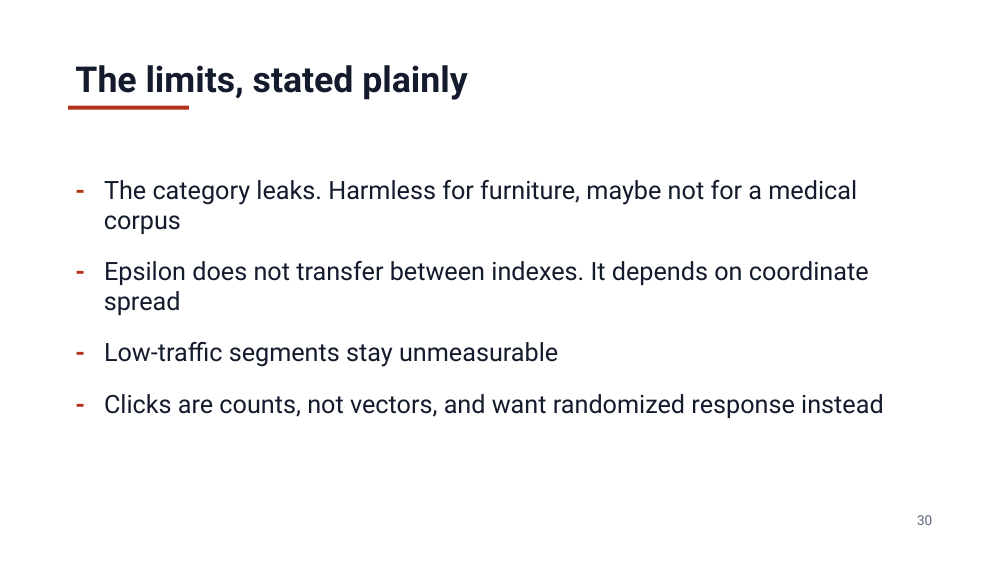
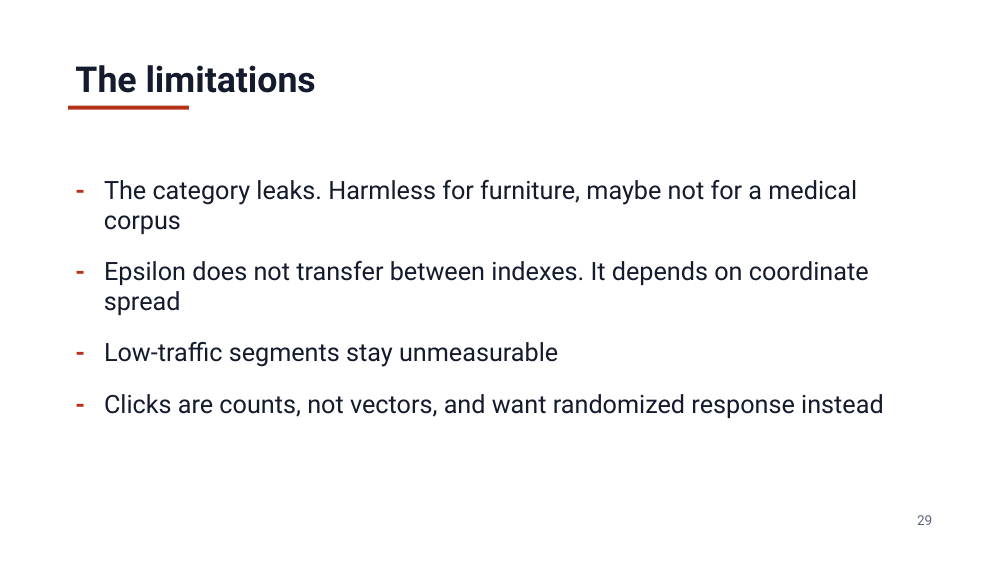
Before and after one commit to jzonthemtn/ldp-for-search, a slide deck: slide 29 of ldp_for_search_slides.pptx (slide 30 before the commit). Drawn at 1008x567 pixels with LibreOffice and Linux fonts; fonts in the diff are those of the drawing. Boxes give left, top, right and bottom in pixels: in the first picture for what was removed or moved away, otherwise in the second. Text is boxed around its words. In the diff, an @@ line names an element or a change of style, - is before the commit and + after.

```diff
--- a/ldp_for_search_slides.pptx
+++ b/ldp_for_search_slides.pptx
@@ text at (x1=75, y1=65, x2=316, y2=93): text changed @@
-The limits, stated plainly
+The limitations
@@ text at (x1=917, y1=515, x2=932, y2=525): text changed @@
-30
+29
```
Also in this commit, not shown: 25 other slides changed, 2 slides added, 3 slides removed, 20 other files.
